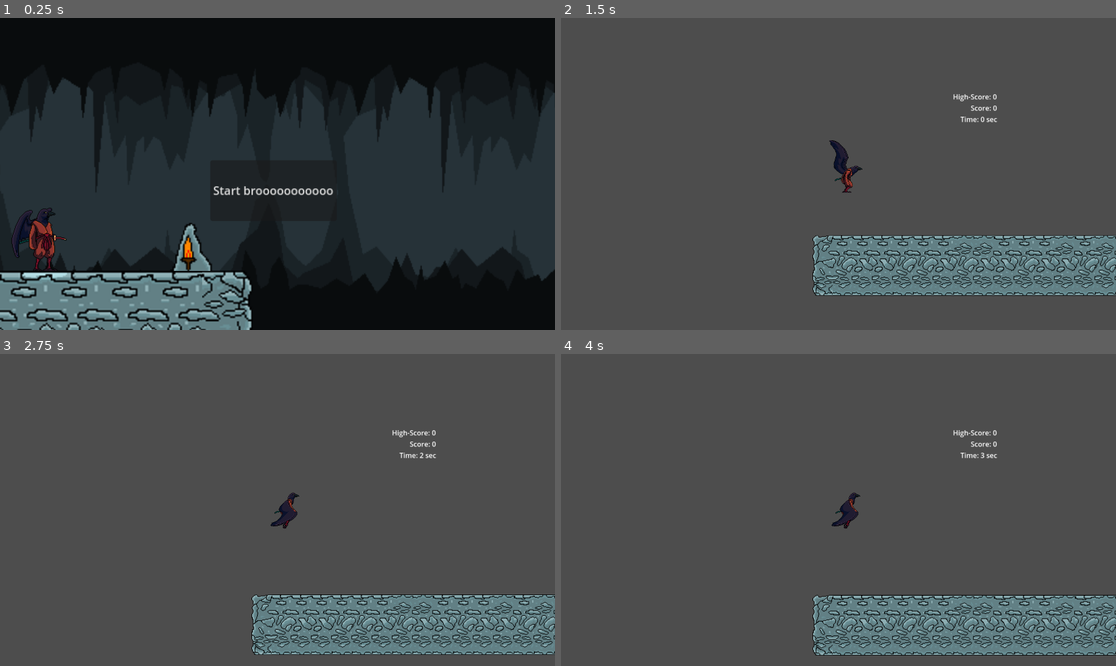
Above: before the commit, frames 1-4 (two rows, left to right).
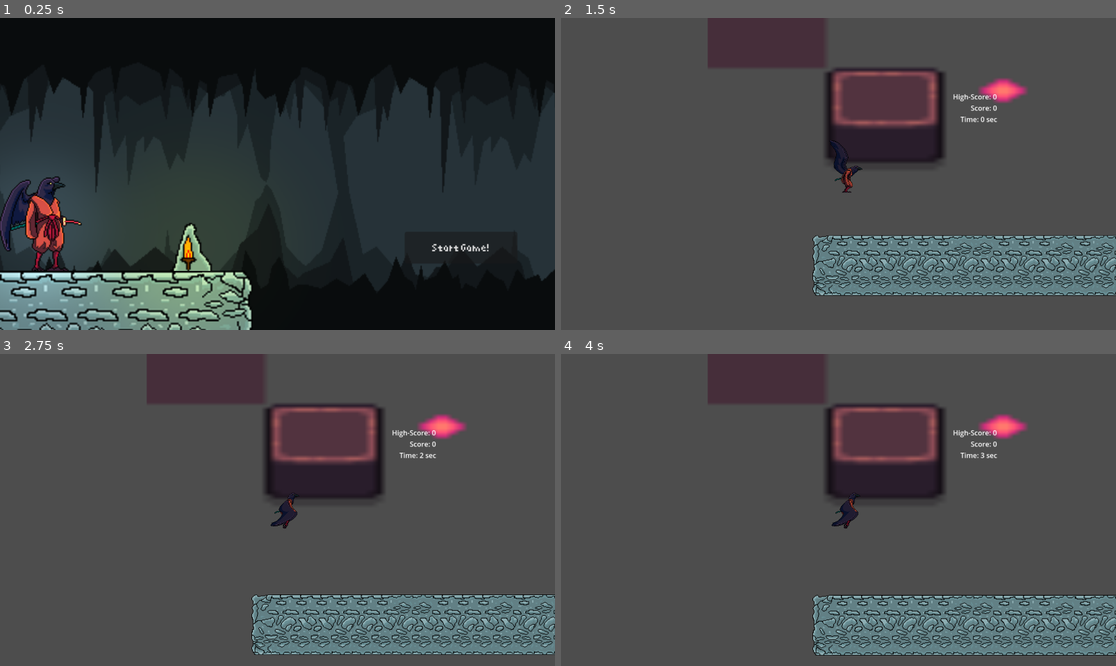
Above: after the commit, the same moments.

Repository: Neolanco/samurai-game
Game: Godot game, scene res://titlescreen.tscn
The game is run twice, just before and just after one commit, with the same random seed, the same clock (stepped at 60 frames per second) and the same inputs.
Inputs:
- Up to frame 1 (0.25 s): no input
- Up to frame 2 (1.5 s): click "Start brooooooooooo" (after the commit: "Start Game!") at 0.5 s; tap Enter (ui_accept) at 1.25 s; hold W from 1.28 s (still down); hold Space from 1.28 s (still down)
- Up to frame 3 (2.75 s): keep holding W; tap Enter (ui_accept) at 1.52, 2.27 s; release Space at 2.03 s; tap Shift at 2.1 s
- Up to frame 4 (4 s): keep holding W; hold Q 2.78-3.53 s; tap Space at 3.6 s; tap Enter (ui_accept) at 3.77 s

The runs differ from the first frame. In frame 1, 7.4% of the frame differs, in the area x 0-89%, y 47-100%; in frame 2, 9.9%; in frame 3, 10%, in the area x 26-84%, y 0-47%; in frame 4, 10%.

Commit message:
new lighting test

Diff:
--- a/Torch.tscn
+++ b/Torch.tscn
@@ -1,9 +1,10 @@
-[gd_scene load_steps=6 format=3 uid="uid://buv03lchlewpy"]
+[gd_scene load_steps=7 format=3 uid="uid://buv03lchlewpy"]
 
 [ext_resource type="Texture2D" uid="uid://xd0k2jsa765m" path="res://sprites/Tileset/Torch/SpriteFackel1.png" id="1_cy7hl"]
 [ext_resource type="Texture2D" uid="uid://cldphsbpkq3yn" path="res://sprites/Tileset/Torch/SpriteFackel2.png" id="2_6cu13"]
 [ext_resource type="Texture2D" uid="uid://catyq2x4bhfpk" path="res://sprites/Tileset/Torch/SpriteFackel3.png" id="3_c8n75"]
 [ext_resource type="Texture2D" uid="uid://d1r0kjmmaddr8" path="res://sprites/Tileset/Torch/SpriteFackel4.png" id="4_v8dif"]
+[ext_resource type="Texture2D" uid="uid://dnoxaphbfqf0l" path="res://refrences/2D lighting tutorial/light.png" id="5_61lnu"]
 
 [sub_resource type="SpriteFrames" id="SpriteFrames_a0c6u"]
 animations = [{
@@ -29,4 +30,10 @@
 scale = Vector2(2, 2)
 sprite_frames = SubResource("SpriteFrames_a0c6u")
 autoplay = "default"
-frame_progress = 0.335696
+frame_progress = 0.697025
+
+[node name="PointLight2D" type="PointLight2D" parent="."]
+color = Color(1, 0.917647, 0, 1)
+energy = 0.36
+texture = ExtResource("5_61lnu")
+texture_scale = 0.6
--- /dev/null
+++ b/general theme.tres
@@ -0,0 +1,6 @@
+[gd_resource type="Theme" load_steps=2 format=3 uid="uid://l2kuag675c7k"]
+
+[ext_resource type="FontFile" uid="uid://jmd3ptqh1kl7" path="res://refrences/2D lighting tutorial/pixelated.ttf" id="1_e38fj"]
+
+[resource]
+default_font = ExtResource("1_e38fj")
--- a/main.tscn
+++ b/main.tscn
@@ -1,7 +1,8 @@
-[gd_scene load_steps=3 format=3 uid="uid://c1eor63wtdlft"]
+[gd_scene load_steps=4 format=3 uid="uid://c1eor63wtdlft"]
 
 [ext_resource type="Script" path="res://main.gd" id="1_3byd7"]
 [ext_resource type="PackedScene" uid="uid://bplbj3sfn2no5" path="res://player_1.tscn" id="1_kn2ah"]
+[ext_resource type="Texture2D" uid="uid://bcwagfsk20j6n" path="res://refrences/2D lighting tutorial/dungeon-export.png" id="3_j56p6"]
 
 [node name="Main" type="Node2D"]
 script = ExtResource("1_3byd7")
@@ -17,3 +18,11 @@
 offset_bottom = -160.0
 text = "Test"
 horizontal_alignment = 2
+
+[node name="ParallaxBackground" type="ParallaxBackground" parent="."]
+
+[node name="Dungeon-export" type="Sprite2D" parent="ParallaxBackground"]
+position = Vector2(508, -35.9999)
+scale = Vector2(25.5312, 13.0625)
+texture = ExtResource("3_j56p6")
+centered = false
--- a/player_dummy.tscn
+++ b/player_dummy.tscn
@@ -125,6 +125,7 @@
 }]
 
 [node name="Player_dummy" type="CharacterBody2D"]
+scale = Vector2(1.5, 1.5)
 script = SubResource("GDScript_3f6px")
 
 [node name="CollisionShape2D" type="CollisionShape2D" parent="."]
--- a/titlescreen.tscn
+++ b/titlescreen.tscn
@@ -1,13 +1,14 @@
-[gd_scene load_steps=12 format=3 uid="uid://csvhfk8ckmvr0"]
+[gd_scene load_steps=13 format=3 uid="uid://csvhfk8ckmvr0"]
 
 [ext_resource type="Script" path="res://titlescreen.gd" id="1_xus21"]
 [ext_resource type="Texture2D" uid="uid://wosbsq2yir2f" path="res://sprites/tiles_spritesheet.png" id="1_ygte5"]
 [ext_resource type="PackedScene" uid="uid://dnopqbshnc0jx" path="res://player_dummy.tscn" id="2_rnf7f"]
-[ext_resource type="Texture2D" uid="uid://c1gcib48mmo8b" path="res://refrences/cave backgrounds/grey_L1.png" id="4_hvbxn"]
-[ext_resource type="Texture2D" uid="uid://7mlskonmeqmh" path="res://refrences/cave backgrounds/grey_L2.png" id="5_hdlcj"]
-[ext_resource type="Texture2D" uid="uid://7x688prdpe8n" path="res://refrences/cave backgrounds/grey_L3.png" id="6_oiuuu"]
-[ext_resource type="Texture2D" uid="uid://b2qceksc4e00m" path="res://refrences/cave backgrounds/grey_L4.png" id="7_4fv0y"]
-[ext_resource type="Texture2D" uid="uid://dscadfrj8w10f" path="res://sprites/general-masks/shadow.png" id="8_ntpad"]
+[ext_resource type="Texture2D" uid="uid://gyfnklba5bvu" path="res://refrences/cave backgrounds/grey_L1.png" id="4_hvbxn"]
+[ext_resource type="Texture2D" uid="uid://bjpcb421mk7vh" path="res://refrences/cave backgrounds/grey_L2.png" id="5_hdlcj"]
+[ext_resource type="Texture2D" uid="uid://dnoxaphbfqf0l" path="res://refrences/2D lighting tutorial/light.png" id="5_oljv4"]
+[ext_resource type="Texture2D" uid="uid://2a08sm62xvhh" path="res://refrences/cave backgrounds/grey_L3.png" id="6_oiuuu"]
+[ext_resource type="Texture2D" uid="uid://ojs3lgeuqtq0" path="res://refrences/cave backgrounds/grey_L4.png" id="7_4fv0y"]
+[ext_resource type="Theme" uid="uid://l2kuag675c7k" path="res://general theme.tres" id="9_0jkfe"]
 [ext_resource type="PackedScene" uid="uid://buv03lchlewpy" path="res://Torch.tscn" id="9_u3cns"]
 
 [sub_resource type="TileSetAtlasSource" id="TileSetAtlasSource_souv5"]
@@ -507,27 +508,12 @@
 
 [node name="Player_dummy" parent="." instance=ExtResource("2_rnf7f")]
 z_index = 4
-position = Vector2(49.9995, 307)
+position = Vector2(50, 286.57)
 
 [node name="PointLight2D" type="PointLight2D" parent="Player_dummy"]
-position = Vector2(11, 71)
-scale = Vector2(2, 1.74805)
-energy = 0.25
-texture = ExtResource("8_ntpad")
-
-[node name="DirectionalLight2D" type="DirectionalLight2D" parent="Player_dummy"]
-visible = false
-energy = 1.05
-range_z_min = -1
-range_z_max = -1
-
-[node name="PointLight2D2" type="PointLight2D" parent="Player_dummy"]
-visible = false
-light_mask = 2
-position = Vector2(7, 91)
-scale = Vector2(2.5, 8.65283)
-energy = 0.25
-texture = ExtResource("8_ntpad")
+energy = 0.5
+texture = ExtResource("5_oljv4")
+texture_scale = 0.6
 
 [node name="Camera2D" type="Camera2D" parent="."]
 anchor_mode = 0
@@ -567,11 +553,12 @@
 
 [node name="BTNstart" type="Button" parent="UI"]
 layout_mode = 0
-offset_left = 291.0
-offset_top = 197.0
-offset_right = 447.0
-offset_bottom = 281.0
-text = "Start brooooooooooo"
+offset_left = 560.0
+offset_top = 296.0
+offset_right = 716.0
+offset_bottom = 340.0
+theme = ExtResource("9_0jkfe")
+text = "Start Game!"
 
 [node name="Torch" parent="." instance=ExtResource("9_u3cns")]
 position = Vector2(268, 317)
Binary file added: refrences/2D lighting tutorial/dungeon-export.png
Binary file added: refrences/2D lighting tutorial/dungeon.png
Binary file added: refrences/2D lighting tutorial/icons.png
Binary file added: refrences/2D lighting tutorial/idle.png
Binary file added: refrences/2D lighting tutorial/jump.png
Binary file added: refrences/2D lighting tutorial/light.png
Binary file added: refrences/2D lighting tutorial/pixelated.ttf
Binary file added: refrences/2D lighting tutorial/roll.png
Binary file added: refrences/2D lighting tutorial/run.png
